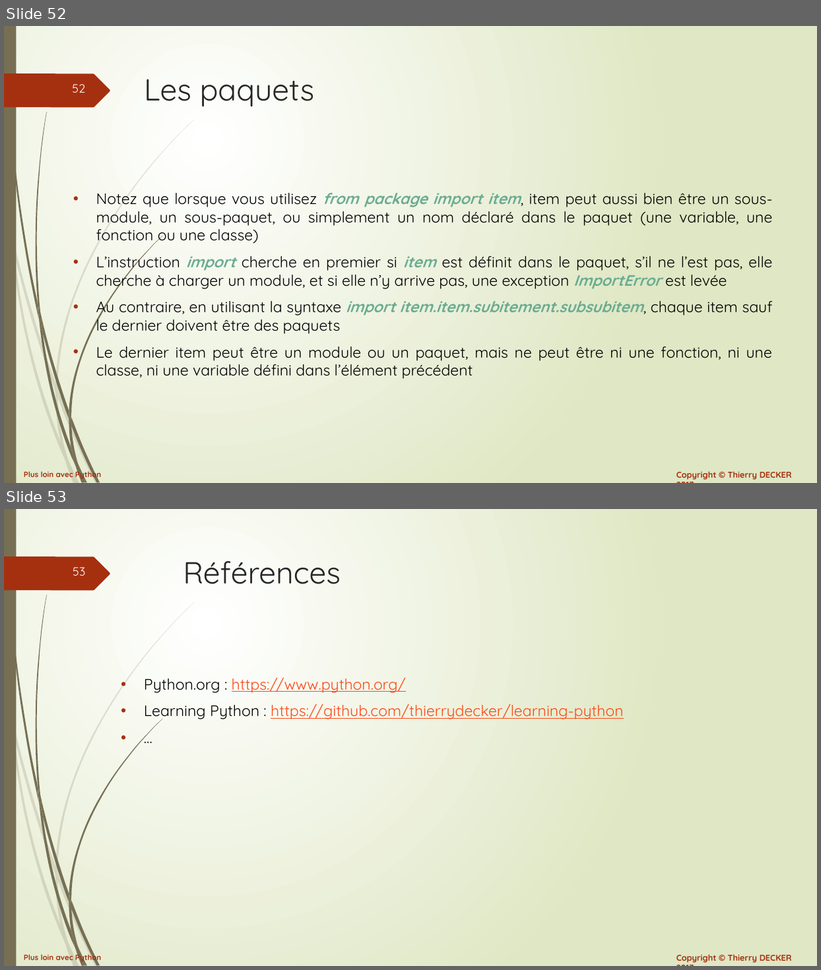
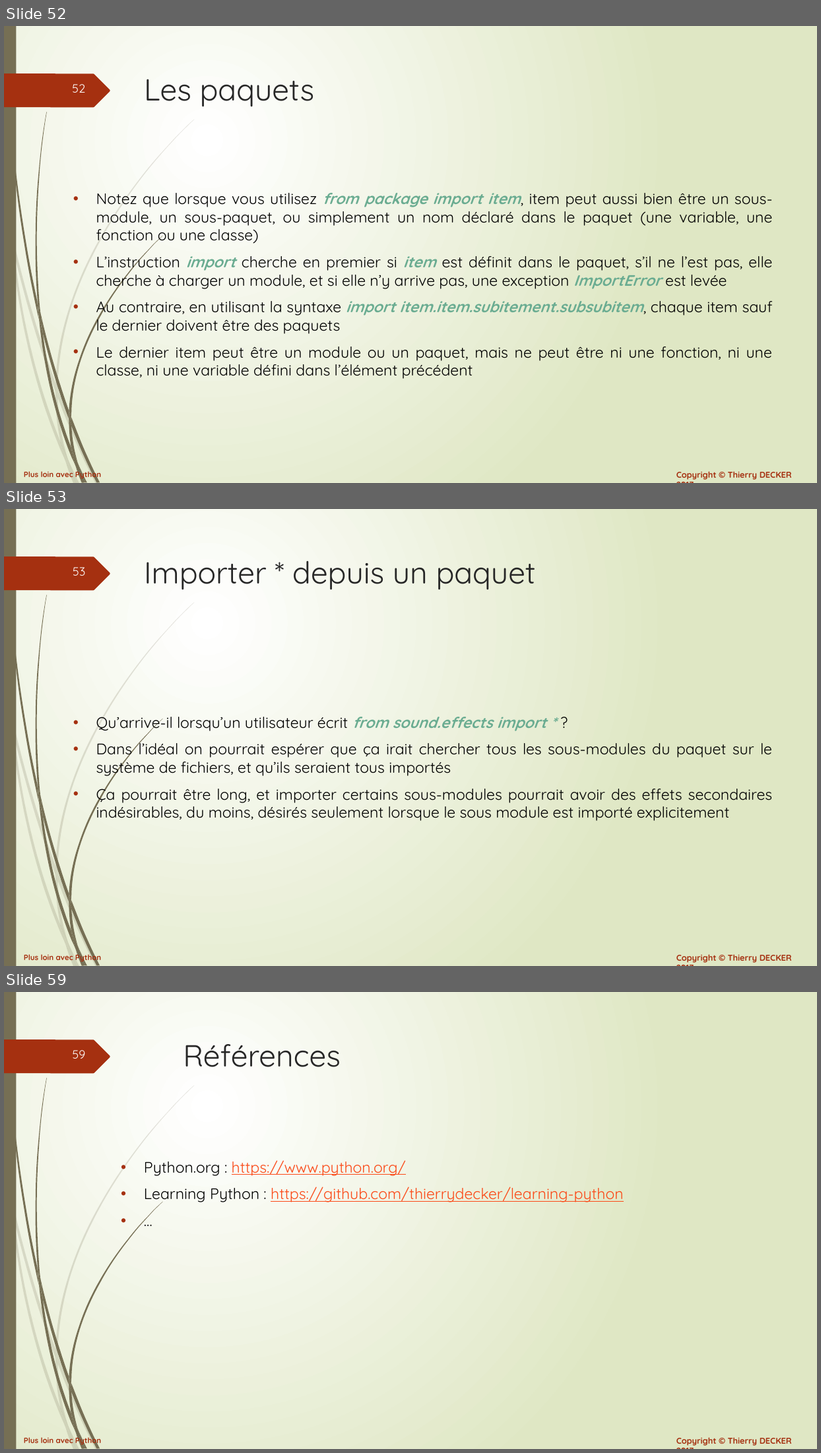
Before and after one commit to VikmanTheRacoon/learning-python, a slide deck: documentations/python-102.pptx. Shown one above the other, each under a label of ours: slides 52 and 53 before the commit, slides 52, 53 and 59 after it; the slides between them are not shown. The pictures are 821x970 and 821x1453 pixels, drawn with LibreOffice and Linux fonts; fonts in the diff are those of the drawing. Boxes give left, top, right and bottom in pixels: in the first picture for what was removed or moved away, otherwise in the second. Text is boxed around its words. In the diff, an @@ line names an element or a change of style, - is before the commit and + after.

```diff
--- a/documentations/python-102.pptx
+++ b/documentations/python-102.pptx
@@ slide 53 added at [4, 509, 817, 966], background gradient #FFFFFF to #DFE8C4; not listed: 27 template elements that a slide beside it also shows @@
@@ title added at [144, 561, 536, 590], 36 pt, text #262626 @@
+Importer * depuis un paquet
@@ text added at [96, 717, 772, 821], 18 pt, text #000000 @@
+• Qu’arrive-il lorsqu’un utilisateur écrit from sound.effects import * ?
+• Dans l’idéal on pourrait espérer que ça irait chercher tous les sous-modules du paquet sur le système de fichiers, et qu’ils seraient tous importés
+• Ça pourrait être long, et importer certains sous-modules pourrait avoir des effets secondaires indésirables, du moins, désirés seulement lorsque le sous module est importé explicitement
@@ what was slide 53 is now slide 59 @@
@@ page number at [73, 1050, 86, 1059]: text changed @@
-53
+59
```
Also in this commit, not shown: 5 other slides added, 1 other file.
